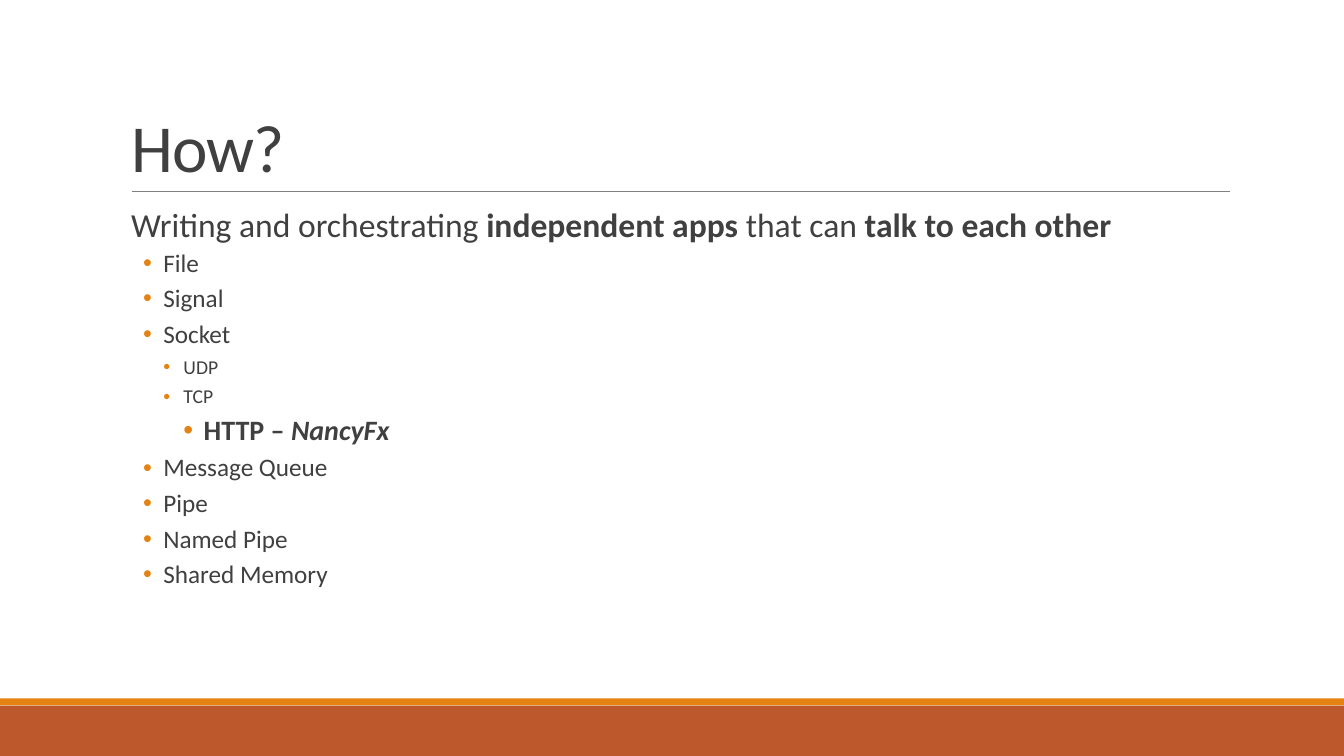
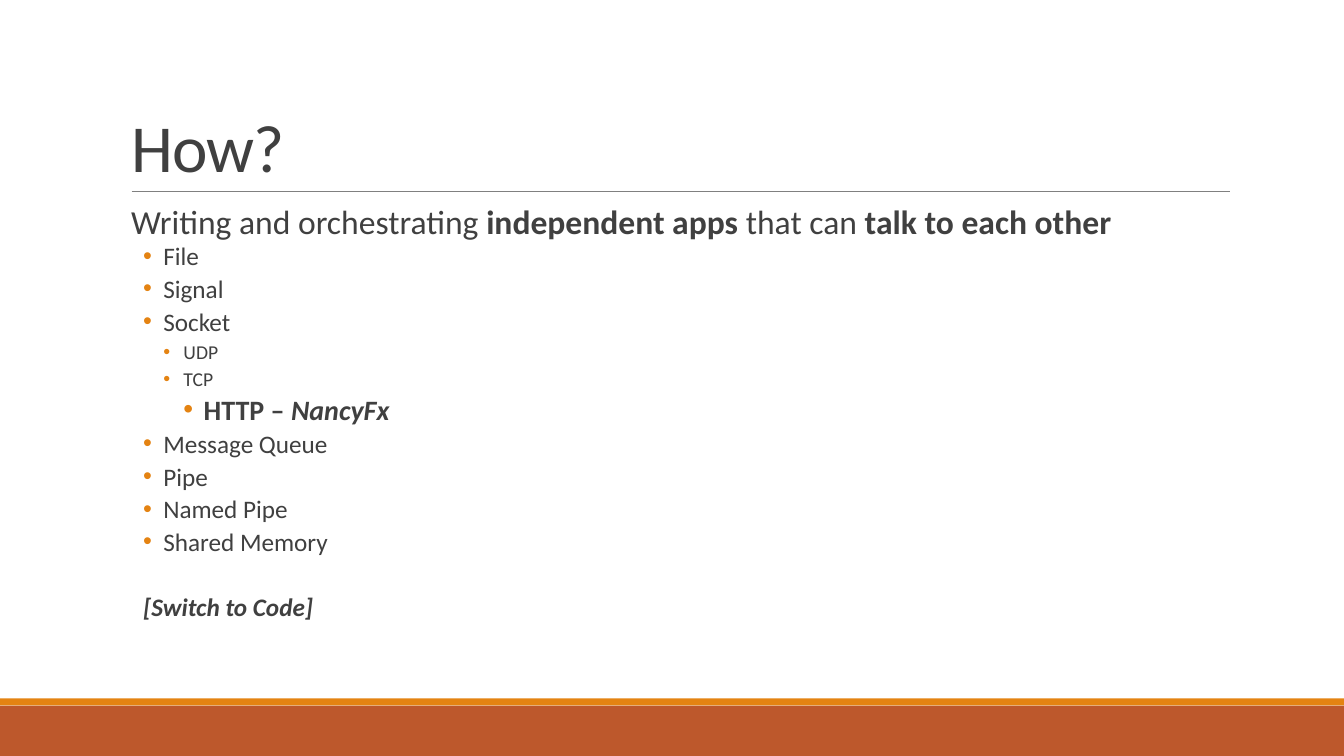
Before and after one commit to hinteadan/microservices-crash-course, a slide deck: slide 4 of Presentation.pptx. Drawn at 1344x756 pixels with LibreOffice and Linux fonts; fonts in the diff are those of the drawing. Boxes give left, top, right and bottom in pixels: in the first picture for what was removed or moved away, otherwise in the second. Text is boxed around its words. In the diff, an @@ line names an element or a change of style, - is before the commit and + after.

```diff
--- a/Presentation.pptx
+++ b/Presentation.pptx
@@ text at bbox=[131, 210, 1112, 555]: line spacing 0.9 to 0.8 @@
@@ text at bbox=[143, 597, 313, 620]: paragraph added @@
+  [Switch to Code]
```
Also in this commit, not shown: 1 other slide changed, 1 slide added.
